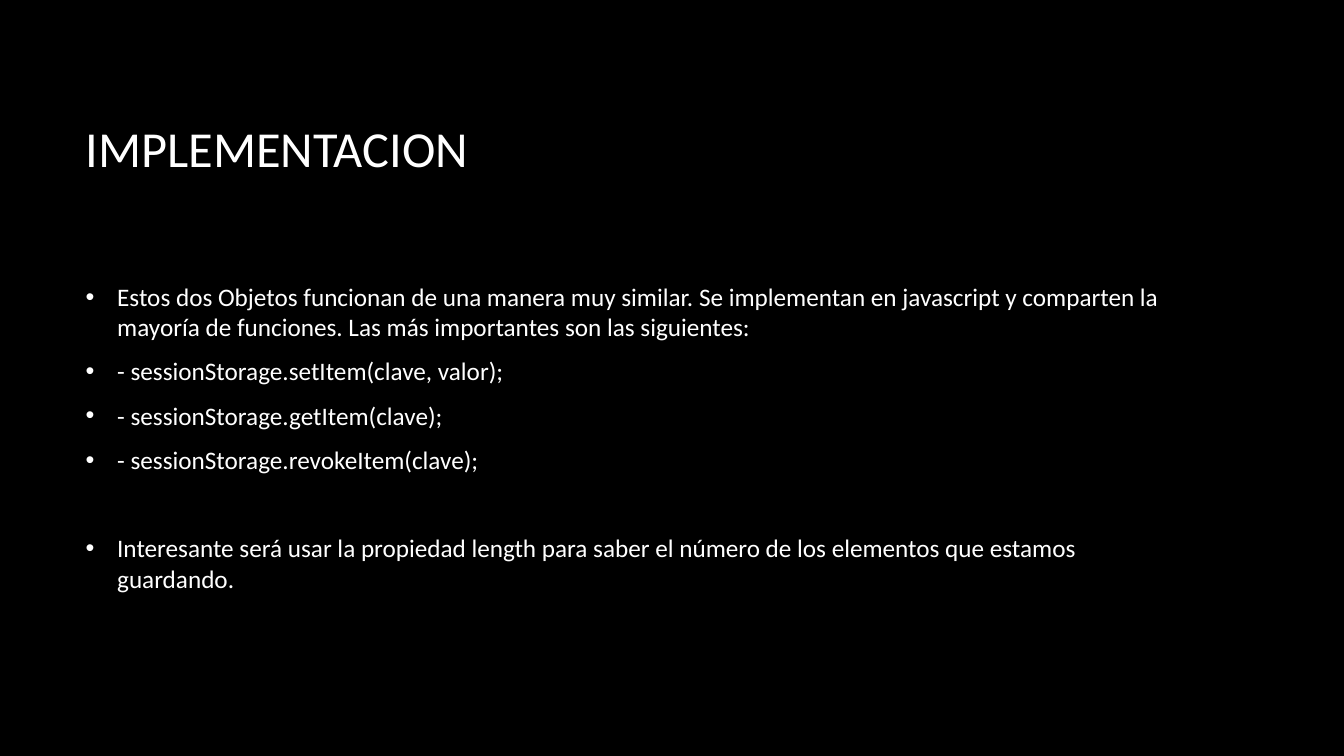
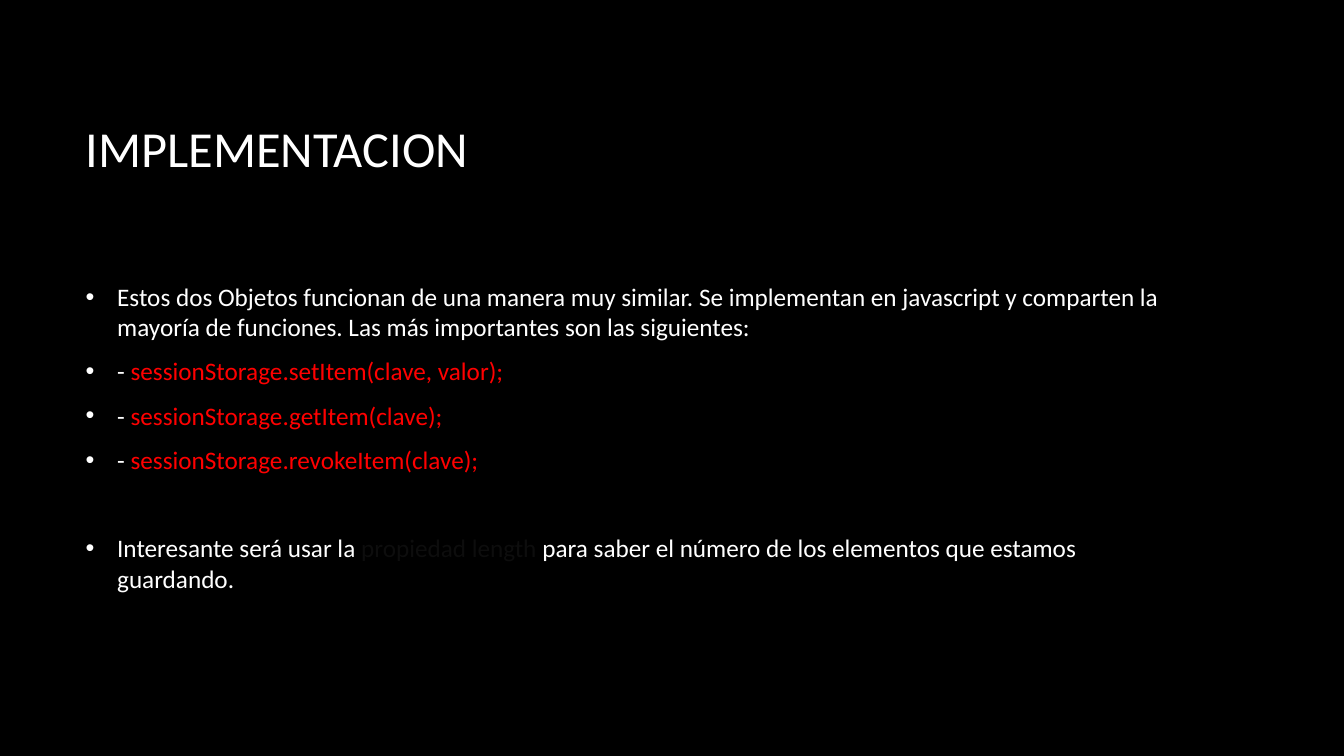
Before and after one commit to serdpa08/trabajoCaches, a slide deck: slide 15 of Trabajo almacenamiento cliente.pptx (slide 14 before the commit). Drawn at 1344x756 pixels with LibreOffice and Linux fonts; fonts in the diff are those of the drawing; background and template pictures are left out. Boxes give left, top, right and bottom in pixels: in the first picture for what was removed or moved away, otherwise in the second. Text is boxed around its words. In the diff, an @@ line names an element or a change of style, - is before the commit and + after.

Commit message:
parte de webStorage

```diff
--- a/Trabajo almacenamiento cliente.pptx
+++ b/Trabajo almacenamiento cliente.pptx
@@ text at <box>117,361,1076,593</box>: text colour #FFFFFF to #FF0000 in "sessionStorage.setItem(clave, valor);", "sessionStorage.getItem(clave);", "sessionStorage.revokeItem(clave);"; text colour #FFFFFF to #0D0D0D in "propiedad length" @@
```
Also in this commit, not shown: 2 other slides changed, 2 slides added, 1 other file.
